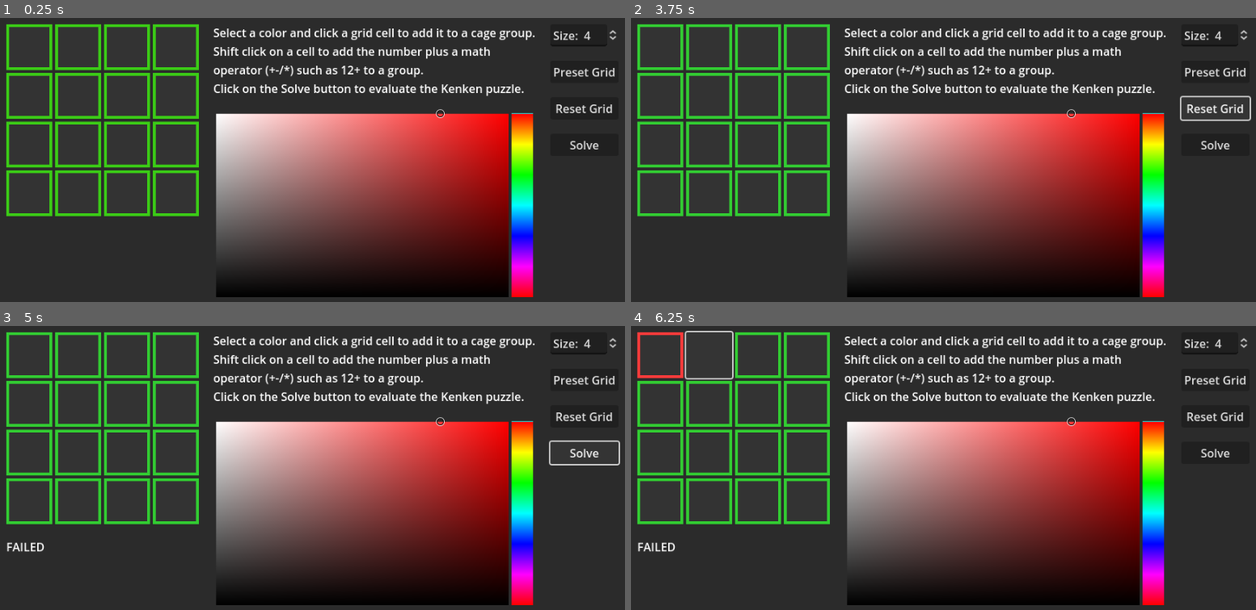
Above: before the commit, frames 1-4 (two rows, left to right).
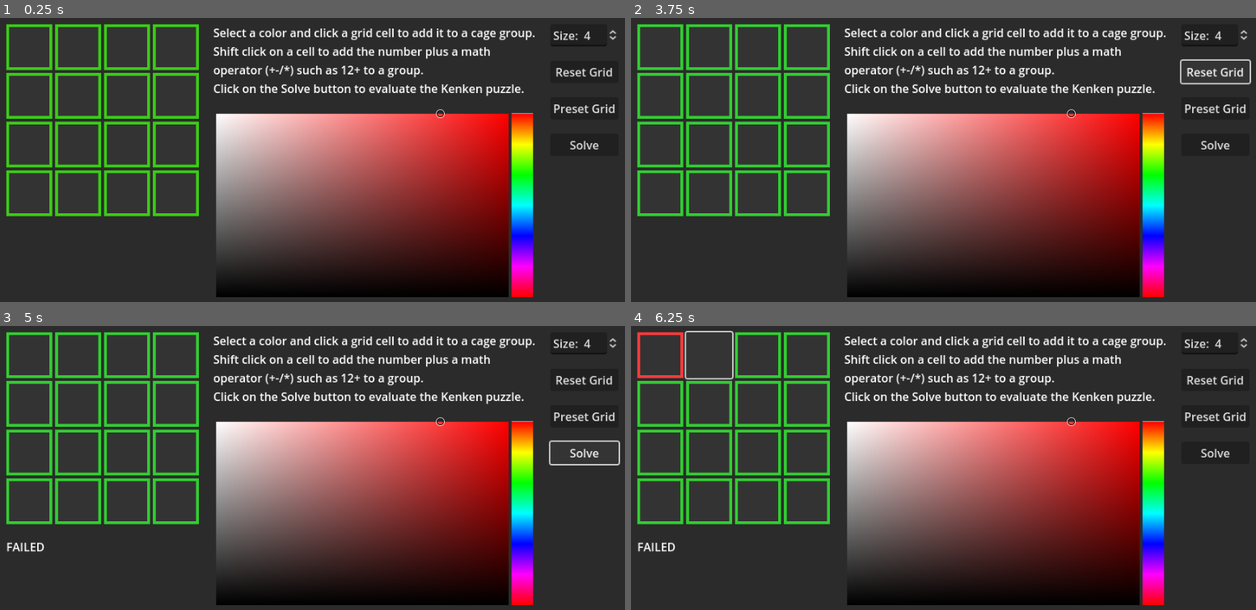
Above: after the commit, the same moments.

Repository: andrew-wilkes/godot-kenken
Game: Godot game, scene res://main.tscn
The game is run twice, just before and just after one commit, with the same random seed, the same clock (stepped at 60 frames per second) and the same inputs.
Inputs (mouse positions are in pixels of both pictures, inside the frame that each line leads up to):
- Up to frame 1 (0.25 s): no input
- Up to frame 2 (3.75 s): click "Preset Grid" at 0.5 s; click "2/" at 1.25 s; click "2/" at 2 s; click "1-" at 2.75 s; click "Reset Grid" at 3.5 s
- Up to frame 3 (5 s): click "Solve" at 4.25 s
- Up to frame 4 (6.25 s): click (662, 354) at 5 s; click (712, 354) at 5.77 s

The runs differ from the first frame. In frame 1, 0.4% of the frame differs, in the area x 88-99%, y 17-34%; in frame 2, 0.9%, in the area x 87-100%, y 14-37%; in frame 3, 0.4%; in frame 4, 0.4%.

Commit message:
Detect invalid op

Diff:
--- a/kenken/Main.gd
+++ b/kenken/Main.gd
@@ -97,7 +97,7 @@
 			var cage = Cage.new()
 			cage.cells = [idx]
 			cages[key] = cage
-		if txt.length() > 0:
+		if txt.length() > 1:
 			cages[key].target = int(txt.left(-1))
 			cages[key].op = txt.right(1)
 		idx += 1
@@ -116,6 +116,7 @@
 	for number_set in cages.values()[cage_id].number_sets:
 		for idx in number_set.size():
 			grid_numbers[cages.values()[cage_id].cells[idx]] = number_set[idx]
+		#print(stringify_grid(grid_numbers))
 		if valid_grid() and apply_numbers_to_grid(cage_id + 1):
 			return true
 	# None of the number sets could be used so reset the cells
@@ -162,6 +163,7 @@
 func get_candidates_for_cell(cell_idx: int):
 	var candidates = numbers.duplicate()
 	# Scan row and column to remove existing numbers from candidates
+	@warning_ignore("integer_division")
 	var row_idx = cell_idx / grid_size * grid_size
 	var col_idx = cell_idx % grid_size
 	for m in grid_size:
@@ -185,8 +187,6 @@
 	#prints(n, num_set)
 	if num_set.size() == cage_size:
 		if total == target:
-			# Take care of bug where duplicate sets are made
-			#if not sets.has(num_set):
 			sets.append(num_set)
 		return true
 	if total == 0:
@@ -213,6 +213,8 @@
 					return
 				total /= n
 				num_set.append(n)
+			_:
+				return # Guard against invalid op
 	#print(set)
 	for m in range(n, 0, -1): # n .. 1
 		if get_number_set(target, op, cage_size, total, m, num_set.duplicate(), sets):
@@ -331,6 +333,7 @@
 
 func test_get_number_sets_for_cage():
 	grid_size = 4
+	print(get_number_sets_for_cage([1,1,1,1], 24, '*'))
 	print(get_number_sets_for_cage([1,1], 12, '*'))
 	print(get_number_sets_for_cage([1,1], 2, '/'))
 	print(get_number_sets_for_cage([1,1,1], 12, '*'))
@@ -360,7 +363,9 @@
 	var cid = 0.0
 	var color = Color.RED
 	var ops = ["12*", "2/", "2/", "12*", "6+", "3+", "1-"]
+	#["2/","24*","7+","1-","3-","1-"]
 	for cage in [[0,1],[2,3],[4,8],[5,6,7],[9,10,14],[12,13],[11,15]]:
+		# [[0,1],[2,3,7,11],[4,8,12,13],[5,6],[9,10],[14,15]]
 		color.h = cid / 7.0
 		for idx in cage.size():
 			var b = %Grid.get_child(cage[idx])
--- a/kenken/main.tscn
+++ b/kenken/main.tscn
@@ -86,13 +86,13 @@
 value = 4.0
 prefix = "Size: "
 
+[node name="Reset" type="Button" parent="M/HB/VB3"]
+layout_mode = 2
+text = "Reset Grid"
+
 [node name="Preset" type="Button" parent="M/HB/VB3"]
 layout_mode = 2
 text = "Preset Grid"
-
-[node name="Reset" type="Button" parent="M/HB/VB3"]
-layout_mode = 2
-text = "Reset Grid"
 
 [node name="Solve" type="Button" parent="M/HB/VB3"]
 layout_mode = 2
Not shown: 1 places in kenken/main.tscn that only renumber resources
